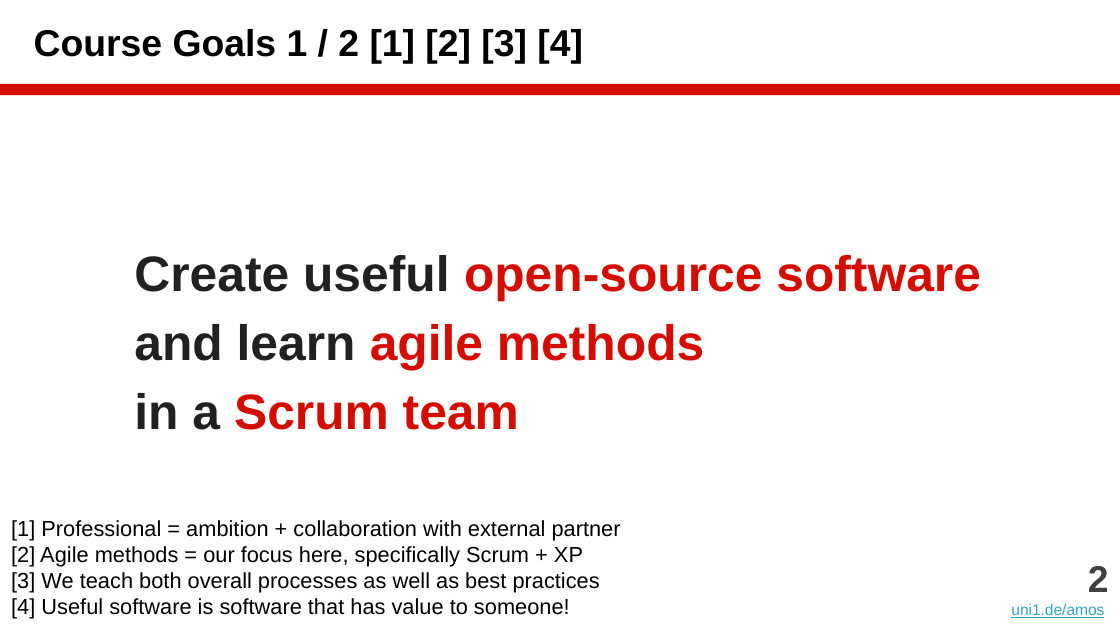
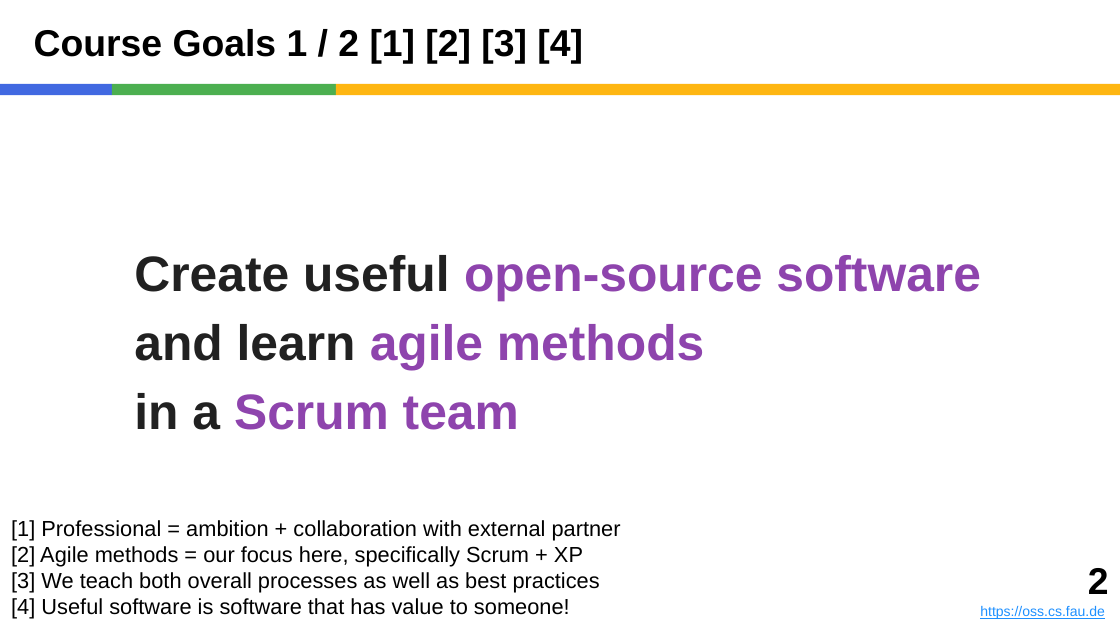
Before and after one commit to dirkriehle/amos-course, a slide deck: slide 2 of Lecture slides/AMOS A01 - Introduction.pptx. Drawn at 1120x630 pixels with LibreOffice and Linux fonts; fonts in the diff are those of the drawing. Boxes give left, top, right and bottom in pixels: in the first picture for what was removed or moved away, otherwise in the second. Text is boxed around its words. In the diff, an @@ line names an element or a change of style, - is before the commit and + after.

```diff
--- a/Lecture slides/AMOS A01 - Introduction.pptx
+++ b/Lecture slides/AMOS A01 - Introduction.pptx
@@ rectangle added at <box>0,84,112,95</box>, fill #4169E1 @@
@@ rectangle added at <box>112,84,336,95</box>, fill #4CAF50 @@
@@ rectangle: place and size @@
-rectangle at <box>0,84,1120,95</box>
+rectangle at <box>336,84,1120,95</box>
@@ rectangle at <box>336,84,1120,95</box>: fill #D50D01 to #FEB612 @@
@@ text "Create useful open-source software and ..." at <box>134,255,981,430</box>: text colour #D50D01 to #8E44AD in "open-source software agile methods Scrum team" @@
@@ text: place and size @@
-text at <box>1011,566,1109,618</box>
+text at <box>980,568,1109,619</box>
@@ text at <box>1088,568,1109,594</box>: text colour #404040 to #000000 in "2" @@
@@ text at <box>980,606,1105,619</box>: text changed; size 10 to 9 pt; text colour #34A3C5 to #1E90FF @@
-uni1.de/amos
+https://oss.cs.fau.de
```
Also in this commit, not shown: 26 other slides changed, 2 slides added, 2 slides removed, 6 other files.
